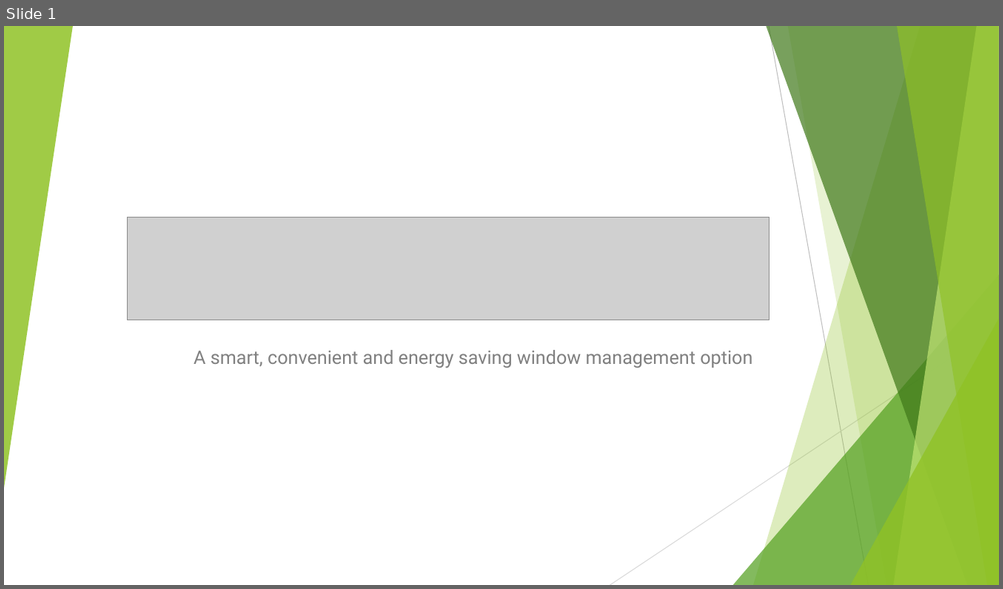
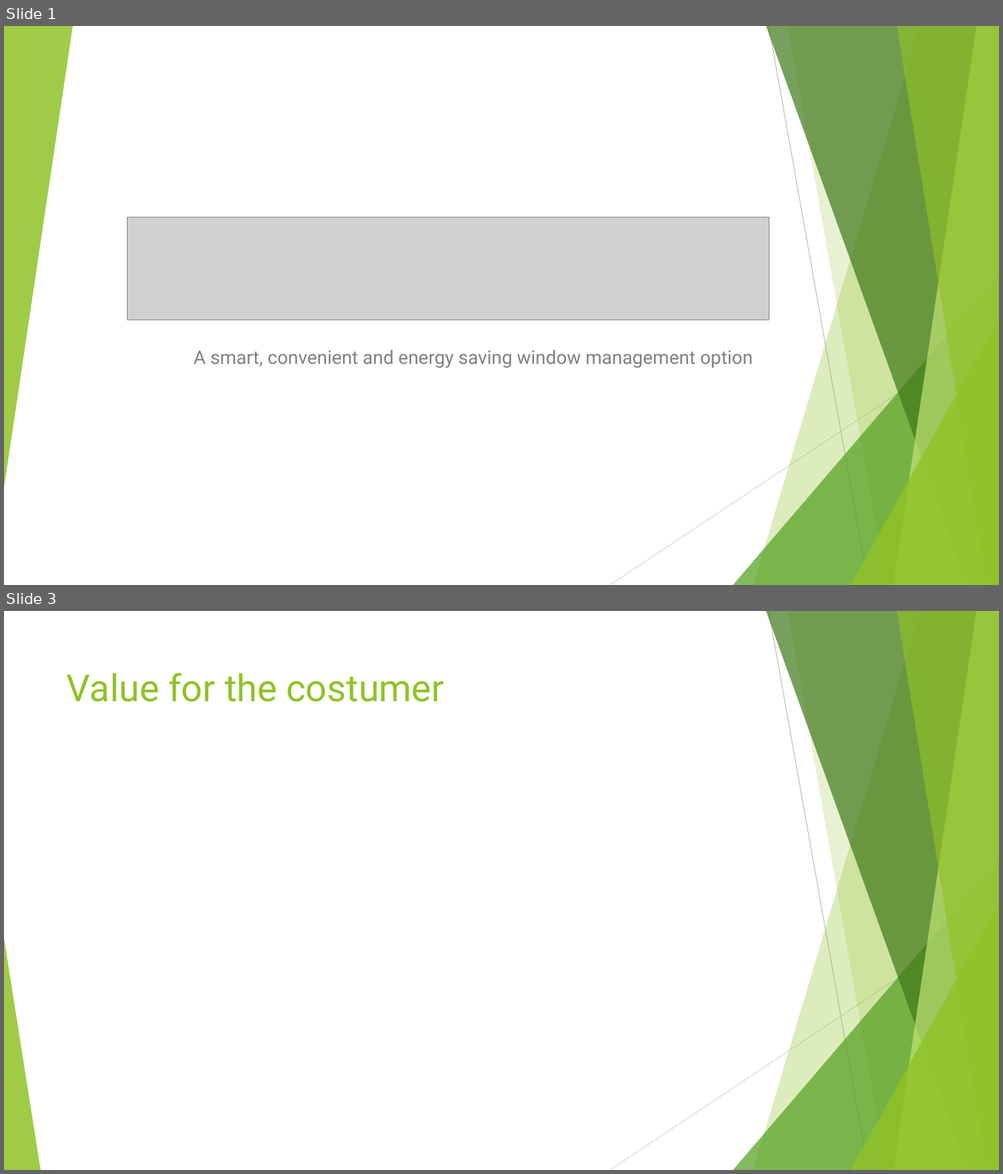
Before and after one commit to csimi97/HEKK, a slide deck: Documentation/Presentation.pptx. Shown one above the other, each under a label of ours: slide 1 before the commit, slides 1 and 3 after it; the slides between them are not shown. The pictures are 1003x589 and 1003x1174 pixels, drawn with LibreOffice and Linux fonts; fonts in the diff are those of the drawing; grey boxes stand for pictures. Boxes give left, top, right and bottom in pixels: in the first picture for what was removed or moved away, otherwise in the second. Text is boxed around its words. In the diff, an @@ line names an element or a change of style, - is before the commit and + after.

```diff
--- a/Documentation/Presentation.pptx
+++ b/Documentation/Presentation.pptx
@@ slide 3 added at (4, 611, 999, 1170), background #FFFFFF; not listed: 9 template elements that a slide beside it also shows @@
@@ title added at (67, 672, 444, 702), 36 pt, text #90C226 @@
+Value for the costumer
@@ triangle added at (4, 939, 40, 1170), fill #90C226 at 85% opacity @@
```
Also in this commit, not shown: 4 other slides added, 4 other files.
